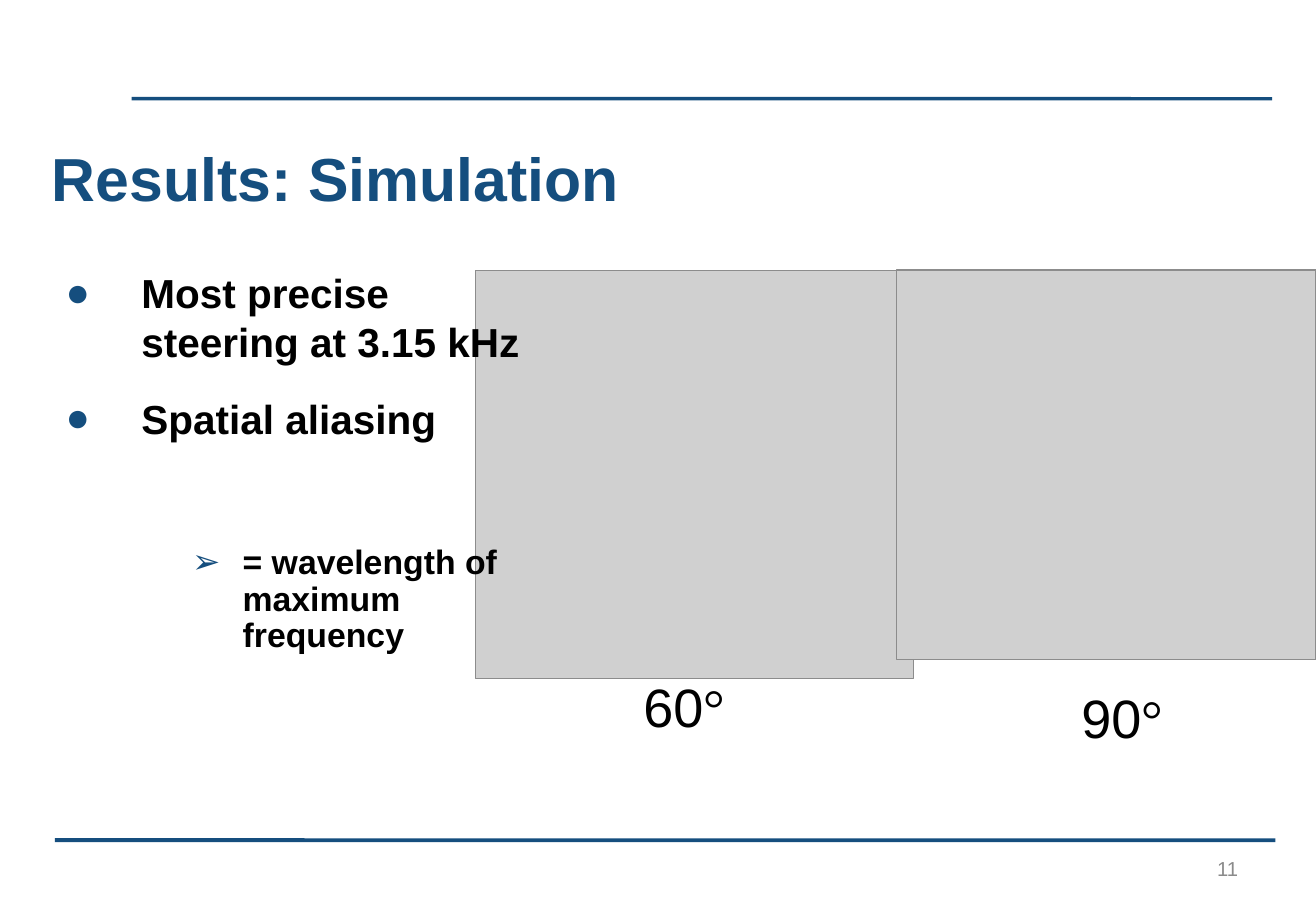
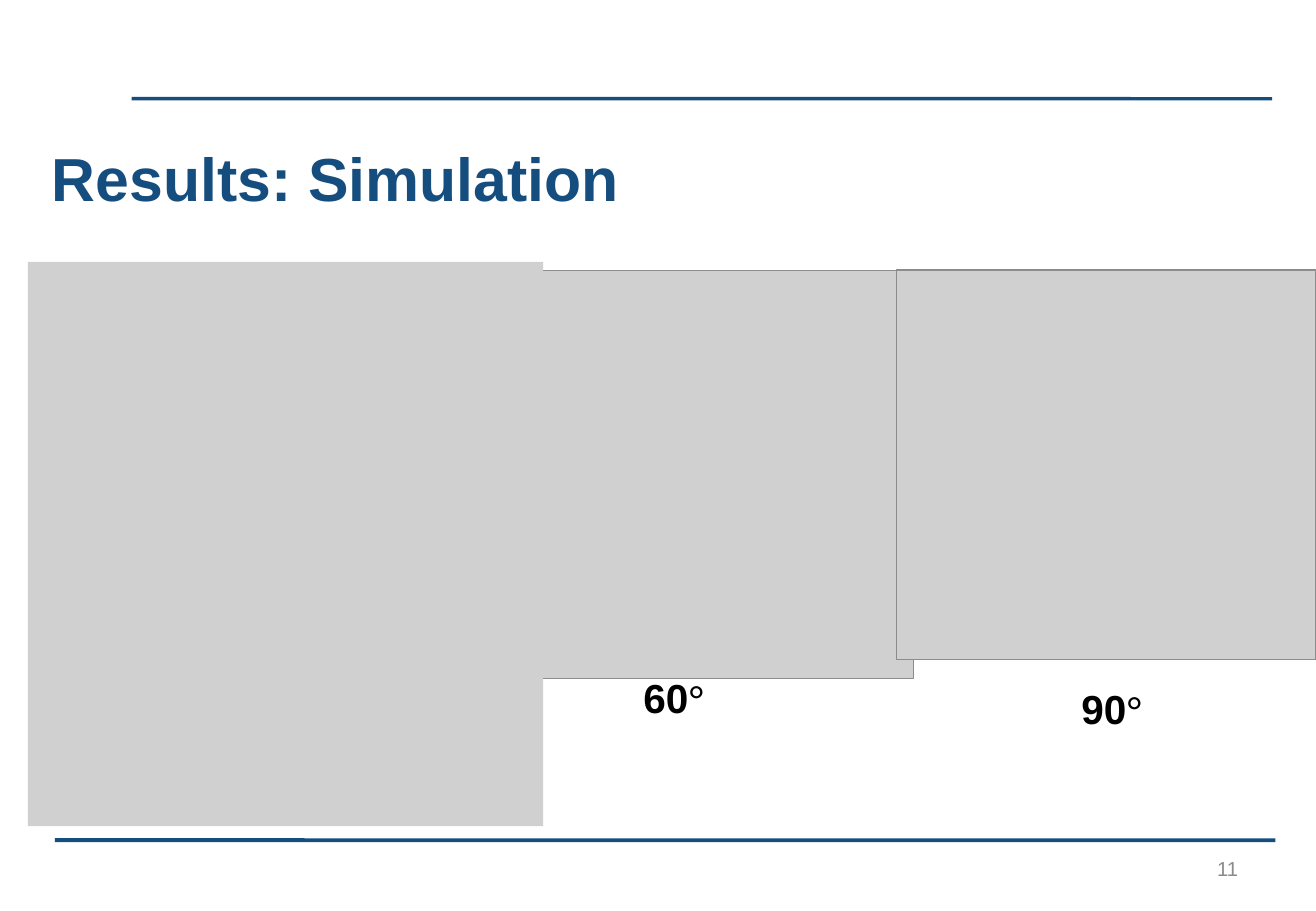
Before and after one commit to kayjayB/I_cant_hear_you, a slide deck: slide 11 of Presentation/Lab Project Presentation.pptx. Drawn at 1316x911 pixels with LibreOffice and Linux fonts; fonts in the diff are those of the drawing; grey boxes stand for pictures; background and template pictures are left out. Boxes give left, top, right and bottom in pixels: in the first picture for what was removed or moved away, otherwise in the second. Text is boxed around its words. In the diff, an @@ line names an element or a change of style, - is before the commit and + after.

```diff
--- a/Presentation/Lab Project Presentation.pptx
+++ b/Presentation/Lab Project Presentation.pptx
@@ picture added at (x1=28, y1=262, x2=543, y2=828) @@
@@ text removed at (x1=141, y1=278, x2=519, y2=654) @@
-● Most precise steering at 3.15 kHz
-● Spatial aliasing
-  ➢ = wavelength of maximum frequency
@@ text "60°" at (x1=643, y1=684, x2=704, y2=714): size 32 to 24 pt, bold on @@
@@ text "90°" at (x1=1081, y1=695, x2=1142, y2=725): size 32 to 24 pt, bold on @@
```
Also in this commit, not shown: 3 other slides changed, 3 slides added, 1 slide removed.
